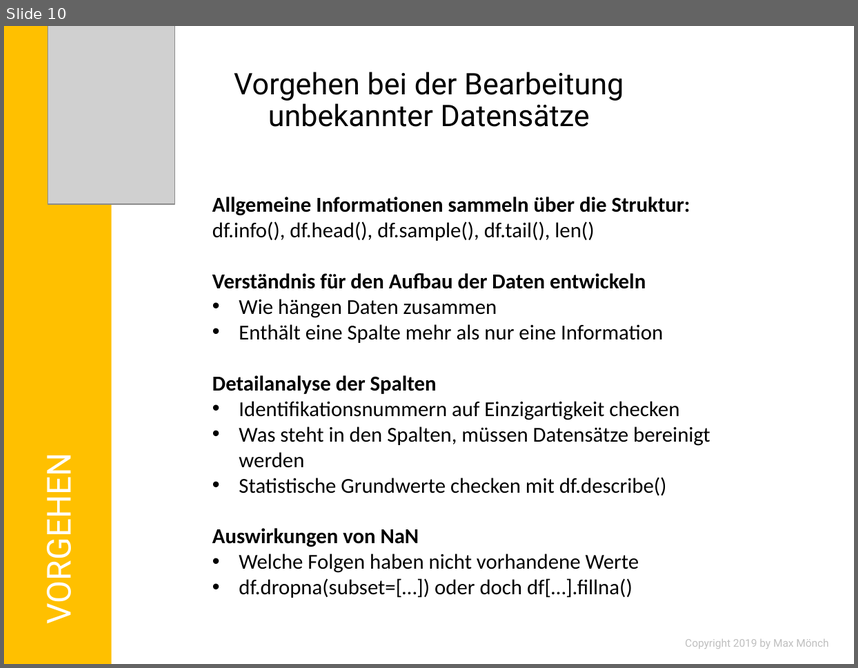
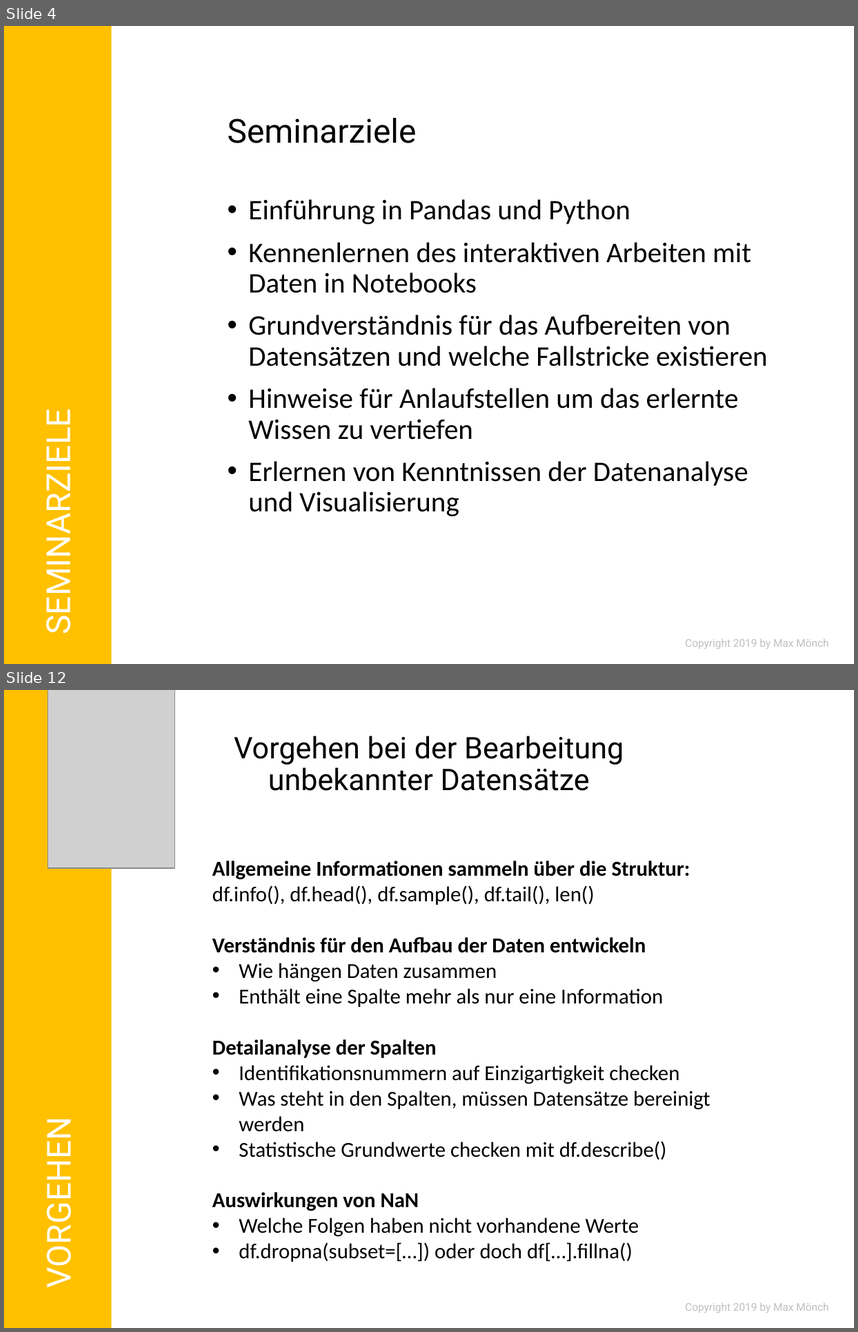
Before and after one commit to MonksterFX/pandas-basic, a slide deck: praesentation/pandas-basic.pptx. Shown one above the other, each under a label of ours: slide 10 before the commit, slides 4 and 12 after it; the slides between them are not shown. The pictures are 858x668 and 858x1332 pixels, drawn with LibreOffice and Linux fonts; fonts in the diff are those of the drawing; grey boxes stand for pictures; background and template pictures are left out. Boxes give left, top, right and bottom in pixels: in the first picture for what was removed or moved away, otherwise in the second. Text is boxed around its words. In the diff, an @@ line names an element or a change of style, - is before the commit and + after.

```diff
--- a/praesentation/pandas-basic.pptx
+++ b/praesentation/pandas-basic.pptx
@@ slide 4 added at (4,26,854,664), background #FFFFFF @@
@@ rectangle added at (4,26,111,664), fill #FFC000 @@
@@ title added at (228,118,417,143), 28 pt, text #000000 @@
+Seminarziele
@@ text added at (248,199,768,516), 24 pt, text #000000 @@
+• Einführung in Pandas und Python
+• Kennenlernen des interaktiven Arbeiten mit Daten in Notebooks
+• Grundverständnis für das Aufbereiten von Datensätzen und welche Fallstricke existieren
+• Hinweise für Anlaufstellen um das erlernte Wissen zu vertiefen
+• Erlernen von Kenntnissen der Datenanalyse und Visualisierung
@@ text added at (36,430,79,627), 28 pt, text #FFFFFF @@
+SEMINARZIELE
@@ text added at (685,639,829,648), 9 pt, text #BFBFBF @@
+Copyright 2019 by Max Mönch
@@ what was slide 10 is now slide 12 @@
```
Also in this commit, not shown: 4 slides changed, 5 other slides added, 4 slides removed, 22 other files.
